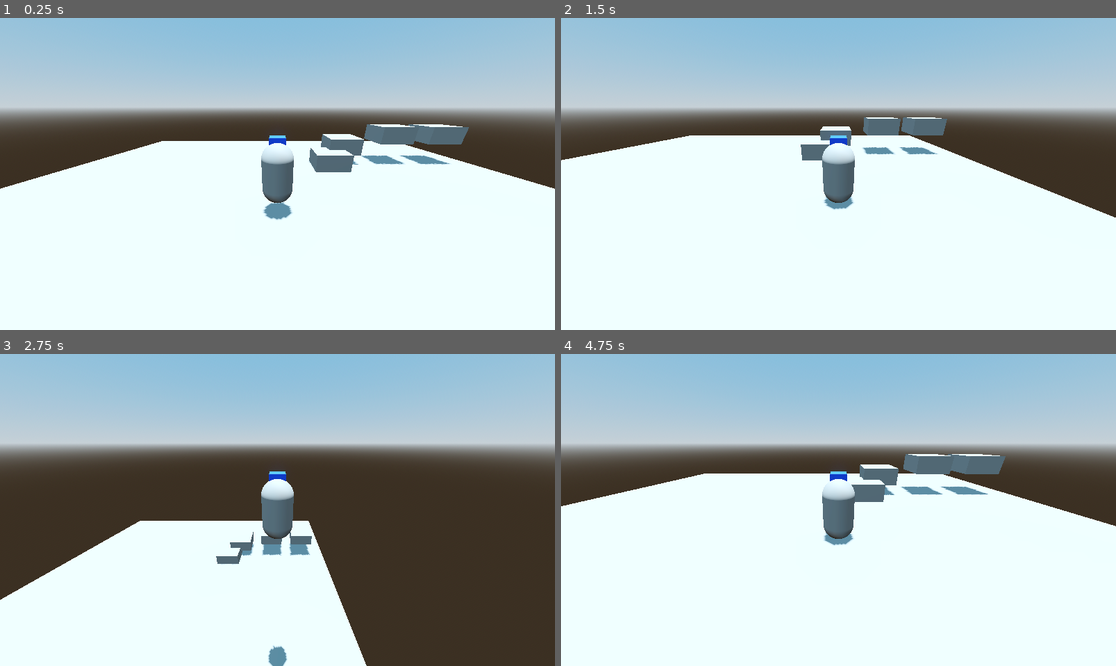
Above: before the commit, frames 1-4 (two rows, left to right).
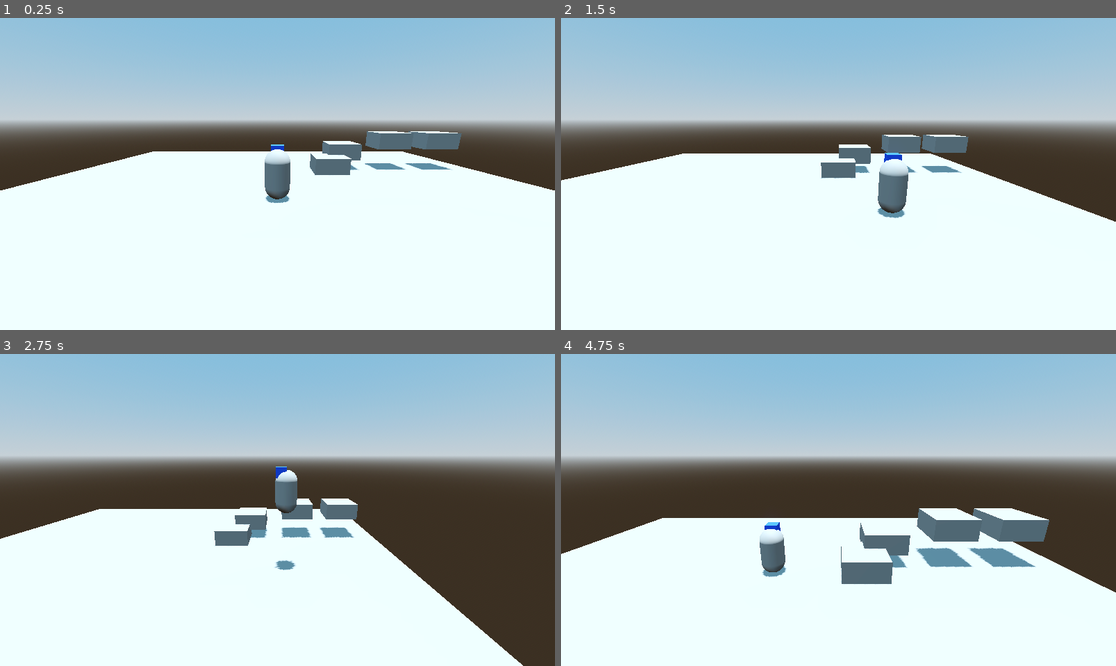
Above: after the commit, the same moments.

Repository: Bro-dep/3dTestGodot
Game: Godot game, scene res://Scenes/MainScene.tscn
Two runs of this game, one before a commit and one after it. Both use one fixed random seed, a clock stepped at 60 frames per second and the inputs below.
Inputs (mouse positions are in pixels of both pictures, inside the frame that each line leads up to):
- Up to frame 1 (0.25 s): no input
- Up to frame 2 (1.5 s): move the mouse to (960, 158) at 0.52 s; hold D (Right) 0.53-1.28 s; tap Shift (Dash) at 0.6 s; tap Space (Jump) at 0.77, 1.07 s; tap Ctrl (Slam) at 0.8, 1.35 s; move the mouse to (727, 189) at 1.27 s; hold S (Back) from 1.28 s (still down)
- Up to frame 3 (2.75 s): tap Space (Jump) at 1.52, 1.82 s; click (166, 525) at 1.55 s; move the mouse to (333, 441) at 2.02 s; release S (Back) at 2.03 s; hold D (Right) from 2.03 s (still down); click (333, 441) at 2.1 s; right-click (333, 441) at 2.3 s
- Up to frame 4 (4.75 s): move the mouse to (810, 572) at 2.77 s; release D (Right) at 2.78 s; hold W (Forward) 2.78-3.53 s; right-click (810, 572) at 2.85 s; tap Space (Jump) at 3.02, 3.05, 3.32, 3.6, 3.77, 4.07, 4.52 s; move the mouse to (1005, 556) at 3.52 s; hold A (Left) from 3.53 s (still down); tap Shift (Dash) at 3.8, 4.35 s; move the mouse to (672, 463) at 4.27 s; tap Ctrl (Slam) at 4.55 s

The runs differ from the first frame. In frame 1, 12% of the frame differs, in the area x 0-100%, y 28-65%; in frame 2, 16%; in frame 3, 25%; in frame 4, 27%, in the area x 0-100%, y 28-77%.

Commit message:
fixed camera and added slam jump

Diff:
--- a/Godot/Player.gd
+++ b/Godot/Player.gd
@@ -2,16 +2,20 @@
 
 
 const SPEED = 5.0
-const JUMP_VELOCITY = 10
+const JUMP_VELOCITY = 6
 
 @onready var dashMesh = $"Dash_Ind"
 @onready var usedDashMesh = $"Dash_IndUsed"
+@onready var springArm = self
 
 # Get the gravity from the project settings to be synced with RigidBody nodes.
 var gravity = ProjectSettings.get_setting("physics/3d/default_gravity")
 #wait timer
 var dashCooldown = true
 var doubleJump = true
+var held = false
+var dashing = false
+var slamJump = false
 
 func wait(seconds: float) -> void:
 	await get_tree().create_timer(seconds).timeout
@@ -23,7 +27,10 @@
 		velocity.y -= gravity * delta
 
 	# Handle jump.
-	if Input.is_action_just_pressed("Jump") and is_on_floor():
+	if Input.is_action_just_pressed("Jump") and slamJump:
+		slamJump = false
+		velocity.y = JUMP_VELOCITY*3
+	elif Input.is_action_just_pressed("Jump") and is_on_floor():
 		velocity.y = JUMP_VELOCITY
 	elif Input.is_action_just_pressed("Jump") and doubleJump:
 		velocity.y = JUMP_VELOCITY
@@ -31,6 +38,24 @@
 	if is_on_floor():
 		doubleJump = true
 
+	#rotates camera
+	if Input.is_action_just_pressed("CamLeft"):
+		held = true
+		#print("CamLeftPressed")
+		#print(springArm.get_rotation())
+		var rota = Vector3(springArm.rotation_degrees)
+		rota.y = rota.y + 90
+		print(rota)
+		springArm.set_rotation_degrees(rota)
+
+	if Input.is_action_just_pressed("CamRight"):
+		held = true
+		#print("CamLeftPressed")
+		#print(springArm.get_rotation())
+		var rota = Vector3(springArm.rotation_degrees)
+		rota.y = rota.y - 90
+		#print(rota)
+		springArm.set_rotation_degrees(rota)
 
 	# Get the input direction and handle the movement/deceleration.
 	# As good practice, you should replace UI actions with custom gameplay actions.
@@ -40,14 +65,22 @@
 	if direction:
 		velocity.x = direction.x * SPEED
 		velocity.z = direction.z * SPEED
+
 		if Input.is_action_just_pressed("Dash") and dashCooldown:
-			velocity.x = move_toward(velocity.x,(direction.x*500),50)
-			velocity.y = move_toward(velocity.y,velocity.y+10,50)
+			dashing = true
+				#velocity.x = move_toward(velocity.x,(direction.x*1000),50)
+				#velocity.z = move_toward(velocity.z,(direction.z*1000),50)
+			velocity.x = direction.x*100
+			velocity.z = direction.z*100
+			#velocity.y = move_toward(velocity.y,velocity.y*10,50)
 			dashCooldown = false
 			dashMesh.visible = false
 			usedDashMesh.visible = true
 		if Input.is_action_just_pressed("Slam") and !is_on_floor():
 			velocity.y = move_toward(velocity.y,-100,50)
+			slamJump = true
+		if is_on_floor() and slamJump:
+			slamJump = false
 		if is_on_floor() and !dashCooldown:
 			dashCooldown = true
 			dashMesh.visible = true
--- a/Godot/Scenes/MainScene.tscn
+++ b/Godot/Scenes/MainScene.tscn
@@ -1,8 +1,6 @@
-[gd_scene load_steps=16 format=3 uid="uid://bw8pptkw0tfbh"]
+[gd_scene load_steps=12 format=3 uid="uid://bw8pptkw0tfbh"]
 
-[ext_resource type="Script" path="res://Player.gd" id="1_phtv7"]
-[ext_resource type="BoxMesh" uid="uid://dvsca65tbq52p" path="res://Materials/Dash.tres" id="2_vi6cv"]
-[ext_resource type="BoxMesh" uid="uid://dqj3g7uukkgk4" path="res://Materials/DashUsed.tres" id="3_5eif7"]
+[ext_resource type="PackedScene" uid="uid://clt2howwt3sbi" path="res://Scenes/player_char.tscn" id="1_kydry"]
 
 [sub_resource type="ProceduralSkyMaterial" id="ProceduralSkyMaterial_g1tkc"]
 sky_top_color = Color(0.368627, 0.596078, 0.760784, 1)
@@ -38,10 +36,6 @@
 
 [sub_resource type="ConcavePolygonShape3D" id="ConcavePolygonShape3D_7ldqo"]
 data = PackedVector3Array(-1, 0.5, 1, 1, 0.5, 1, -1, -0.5, 1, 1, 0.5, 1, 1, -0.5, 1, -1, -0.5, 1, 1, 0.5, -1, -1, 0.5,  …(356 unchanged characters)…
-
-[sub_resource type="CapsuleMesh" id="CapsuleMesh_5in6f"]
-
-[sub_resource type="CapsuleShape3D" id="CapsuleShape3D_lfof7"]
 
 [node name="Main Scene" type="Node3D"]
 
@@ -96,28 +90,5 @@
 [node name="CollisionShape3D" type="CollisionShape3D" parent="Ground/MeshInstance3D4/StaticBody3D"]
 shape = SubResource("ConcavePolygonShape3D_7ldqo")
 
-[node name="Player" type="CharacterBody3D" parent="."]
-transform = Transform3D(1, 0, 0, 0, 1, 0, 0, 0, 1, 0.00392342, 1.7411, -0.00866985)
-script = ExtResource("1_phtv7")
-
-[node name="MeshInstance3D" type="MeshInstance3D" parent="Player"]
-mesh = SubResource("CapsuleMesh_5in6f")
-
-[node name="CollisionShape3D" type="CollisionShape3D" parent="Player"]
-shape = SubResource("CapsuleShape3D_lfof7")
-
-[node name="Dash_Ind" type="MeshInstance3D" parent="Player"]
-transform = Transform3D(1, 0, 0, 0, 1, 0, 0, 0, 1, 0, 0.879495, -0.241782)
-mesh = ExtResource("2_vi6cv")
-
-[node name="Dash_IndUsed" type="MeshInstance3D" parent="Player"]
-transform = Transform3D(1, 0, 0, 0, 1, 0, 0, 0, 1, 0, 0.879495, -0.241782)
-visible = false
-mesh = ExtResource("3_5eif7")
-
-[node name="SpringArm3D" type="SpringArm3D" parent="Player"]
-transform = Transform3D(1, 0, 0, 0, 0.919135, 0.393942, 0, -0.393942, 0.919135, 0, 0, 0)
-spring_length = 5.0
-
-[node name="Camera3D" type="Camera3D" parent="Player/SpringArm3D"]
-fov = 90.0
+[node name="PlayerChar" parent="." instance=ExtResource("1_kydry")]
+transform = Transform3D(1, 0, 0, 0, 1, 0, 0, 0, 1, -0.00303745, 1.1871, -0.000992775)
--- /dev/null
+++ b/Godot/Scenes/PlayerSpringArm.gd
@@ -0,0 +1,12 @@
+extends SpringArm3D
+
+@onready var target = get_parent()#.get_node("TargetPoint")
+# Called when the node enters the scene tree for the first time.
+func _ready():
+	pass # Replace with function body.
+
+
+# Called every frame. 'delta' is the elapsed time since the previous frame.
+func _process(delta):
+	self.position = lerp(self.position,target.position,.025)
+	#self.rotation = lerp(self.rotation,target.rotation,.05)
--- /dev/null
+++ b/Godot/Scenes/player_char.tscn
@@ -0,0 +1,59 @@
+[gd_scene load_steps=8 format=3 uid="uid://clt2howwt3sbi"]
+
+[ext_resource type="Script" path="res://Player.gd" id="1_dr7y2"]
+[ext_resource type="BoxMesh" uid="uid://dvsca65tbq52p" path="res://Materials/Dash.tres" id="2_avj50"]
+[ext_resource type="BoxMesh" uid="uid://dqj3g7uukkgk4" path="res://Materials/DashUsed.tres" id="3_eo5e6"]
+[ext_resource type="Script" path="res://Scenes/PlayerSpringArm.gd" id="4_16q6s"]
+
+[sub_resource type="CapsuleMesh" id="CapsuleMesh_5in6f"]
+
+[sub_resource type="CapsuleShape3D" id="CapsuleShape3D_lfof7"]
+
+[sub_resource type="GDScript" id="GDScript_a6evt"]
+script/source = "extends Camera3D
+
+var target: Object = get_parent()
+@export var smooth_speed: float
+
+
+# Called when the node enters the scene tree for the first time.
+func _ready():
+	pass # Replace with function body.
+
+
+# Called every frame. 'delta' is the elapsed time since the previous frame.
+func _process(delta):
+	pass
+"
+
+[node name="PlayerChar" type="CharacterBody3D"]
+script = ExtResource("1_dr7y2")
+
+[node name="MeshInstance3D" type="MeshInstance3D" parent="."]
+mesh = SubResource("CapsuleMesh_5in6f")
+
+[node name="CollisionShape3D" type="CollisionShape3D" parent="."]
+shape = SubResource("CapsuleShape3D_lfof7")
+
+[node name="Dash_Ind" type="MeshInstance3D" parent="."]
+transform = Transform3D(1, 0, 0, 0, 1, 0, 0, 0, 1, 0, 0.879495, -0.241782)
+mesh = ExtResource("2_avj50")
+
+[node name="Dash_IndUsed" type="MeshInstance3D" parent="."]
+transform = Transform3D(1, 0, 0, 0, 1, 0, 0, 0, 1, 0, 0.879495, -0.241782)
+visible = false
+mesh = ExtResource("3_eo5e6")
+
+[node name="TargetPoint" type="Node3D" parent="."]
+transform = Transform3D(1, 0, 0, 0, 1, 0, 0, 0, 1, 0, 1, 0)
+
+[node name="PlayerSpringArm" type="SpringArm3D" parent="."]
+transform = Transform3D(1, 0, 0, 0, 0.965925, 0.258819, 0, -0.258819, 0.965925, 0, 1, 0)
+top_level = true
+collision_mask = 0
+spring_length = 8.0
+script = ExtResource("4_16q6s")
+
+[node name="Camera3D" type="Camera3D" parent="PlayerSpringArm"]
+transform = Transform3D(1, 0, 0, 0, 1, -2.98023e-08, 0, 2.98023e-08, 1, 0, 0, 0)
+script = SubResource("GDScript_a6evt")
--- a/Godot/project.godot
+++ b/Godot/project.godot
@@ -52,6 +52,16 @@
 "events": [Object(InputEventKey,"resource_local_to_scene":false,"resource_name":"","device":-1,"window_id":0,"alt_press …(182 unchanged characters)…
 ]
 }
+CamLeft={
+"deadzone": 0.5,
+"events": [Object(InputEventMouseButton,"resource_local_to_scene":false,"resource_name":"","device":-1,"window_id":0,"alt_pressed":false,"shift_pressed":false,"ctrl_pressed":false,"meta_pressed":false,"button_mask":0,"position":Vector2(0, 0),"global_position":Vector2(0, 0),"factor":1.0,"button_index":1,"canceled":false,"pressed":false,"double_click":false,"script":null)
+]
+}
+CamRight={
+"deadzone": 0.5,
+"events": [Object(InputEventMouseButton,"resource_local_to_scene":false,"resource_name":"","device":-1,"window_id":0,"alt_pressed":false,"shift_pressed":false,"ctrl_pressed":false,"meta_pressed":false,"button_mask":0,"position":Vector2(0, 0),"global_position":Vector2(0, 0),"factor":1.0,"button_index":2,"canceled":false,"pressed":false,"double_click":false,"script":null)
+]
+}
 
 [physics]
 
